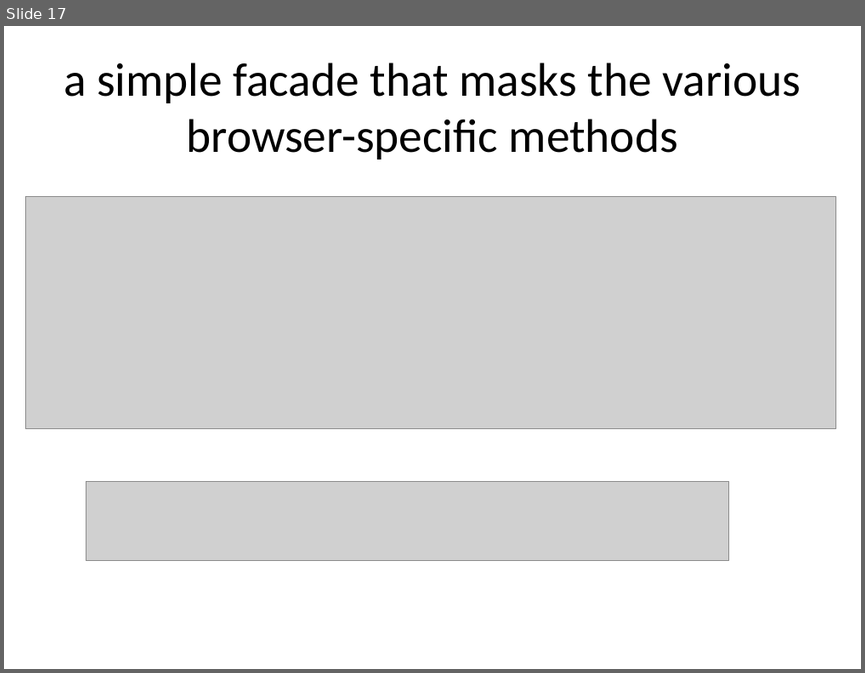
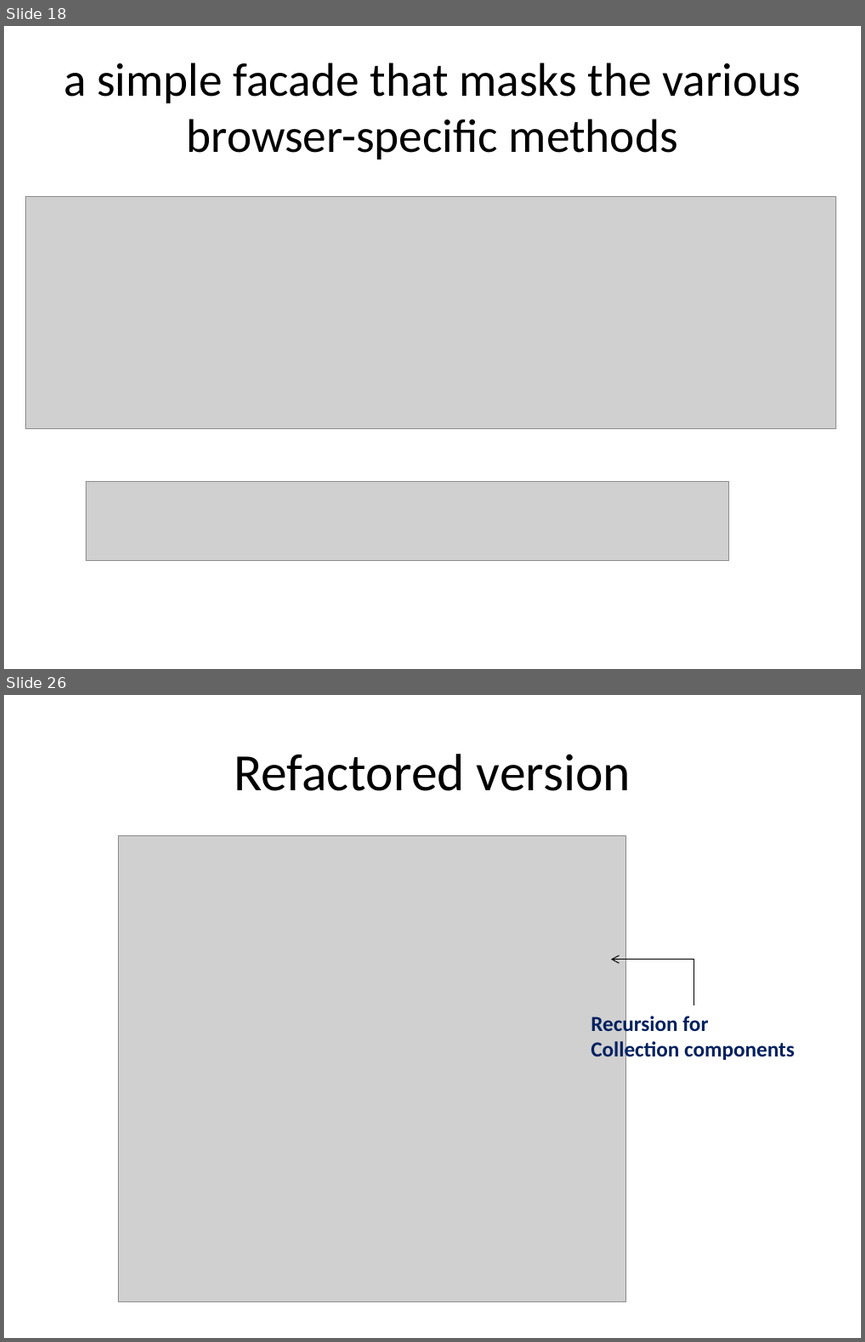
Before and after one commit to chrpapa/Javascript-Seminar, a slide deck: presentation/Presentation.pptx. Shown one above the other, each under a label of ours: slide 17 before the commit, slides 18 and 26 after it; the slides between them are not shown. The pictures are 865x673 and 865x1342 pixels, drawn with LibreOffice and Linux fonts; fonts in the diff are those of the drawing; grey boxes stand for pictures. Boxes give left, top, right and bottom in pixels: in the first picture for what was removed or moved away, otherwise in the second. Text is boxed around its words. In the diff, an @@ line names an element or a change of style, - is before the commit and + after.

```diff
--- a/presentation/Presentation.pptx
+++ b/presentation/Presentation.pptx
@@ slide 26 added at [4, 695, 861, 1338], background #FFFFFF @@
@@ title added at [234, 754, 630, 791], 44 pt, text #000000 @@
+Refactored version
@@ picture added at [118, 836, 626, 1303] @@
@@ elbow arrow added from (693, 1006) to (611, 959), #000000 0.75 pt @@
@@ text added at [590, 1014, 794, 1062], 18 pt, text #002060, bold @@
+Recursion for
+Collection components
@@ what was slide 17 is now slide 18 @@
```
Also in this commit, not shown: 4 slides changed, 8 other slides added, 7 other files.
